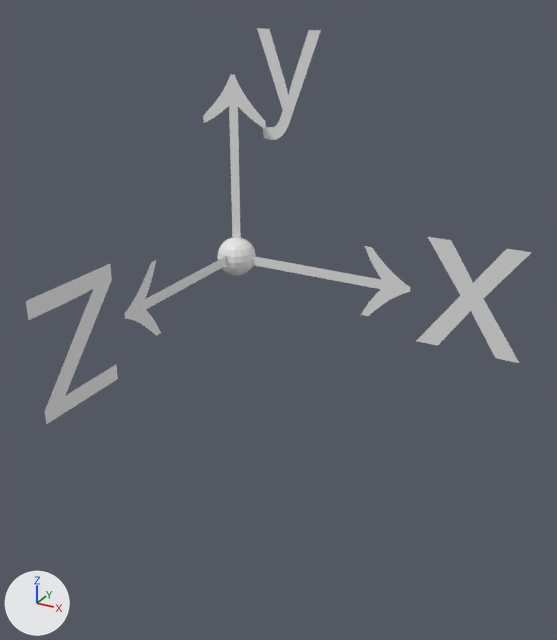
Before and after pictures for a commit that changed the OBJ model data/model/coord.obj.
Rendered twice from a camera (50 mm lens) standing at (0.606, -0.966, 0.891) and looking at (0.166, -0.168, 0.492). The lights are fixed; the arrows at lower left show +X, +Y and +Z. Where no turn or scale is listed for an object, it has been applied to the vertices.

In view in the first picture: 'coord'.
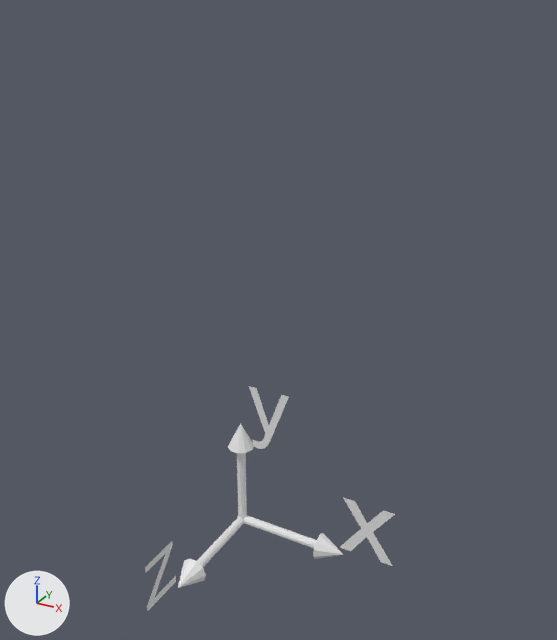
The change, as a list of edits to the scene's bpy script:
```text
Change me_coord:
    used by ob_coord; location = (0.0, 0.0, 0.0)
    remove me_coord.from_pydata(...)  # 1260 vertices, 1399 faces; spans x -0.052..0.443, y -0.426..0.035, z 0.422..0.83
    add me_coord.from_pydata(...)  # 1033 vertices, 1446 faces; spans x -0.023..0.289, y -0.277..0.022, z -0.023..0.277
    me_coord part 1: the loose piece of 195 vertices spanning x 0.297..0.443, y 0.0, z 0.422..0.578 is scaled about its middle by 0.667, then moved by (-0.13, 0.0, -0.436)
    me_coord part 2: the loose piece of 234 vertices spanning x 0.021..0.12, y 0.035, z 0.677..0.83 is scaled about its middle by (0.762, 0.709, 0.762), then moved by (-0.015, -0.035, -0.535)
    me_coord part 3: the loose piece of 169 vertices spanning x 0.0, y -0.426..-0.288, z 0.422..0.578 is scaled about its middle by (1, -0.533, -0.533), then moved by (0.0, 0.117, -0.442)
    me_coord part 4: a new loose piece of 131 vertices spanning x 0.0..0.2, y -0.022..0.022, z -0.023..0.023
    me_coord part 5: a new loose piece of 131 vertices spanning x -0.023..0.023, y -0.022..0.022, z 0.0..0.2
    me_coord part 6: a new loose piece of 131 vertices spanning x -0.023..0.023, y -0.2..0.0, z -0.022..0.022
    me_coord part 7: the loose piece of 169 vertices spanning x 0.007..0.283, y 0.0, z 0.445..0.551 is deleted
    me_coord part 8: the loose piece of 169 vertices spanning x -0.052..0.053, y 0.0, z 0.494..0.77 is deleted
    me_coord part 9: the loose piece of 169 vertices spanning x 0.0, y -0.271..0.006, z 0.449..0.555 is deleted
    me_coord part 10: the loose piece of 155 vertices spanning x -0.029..0.03, y -0.03..0.03, z 0.47..0.53 is deleted
```

Pixel boxes (x1, y1, x2, y2) of what changed, in the pictures (557 x 640 px; the box of a moved part takes in the faces that stretch with it):
'coord', reshaped (50% narrower, 43% shorter): before (26, 28, 532, 424); after (145, 386, 395, 611)
part 1 of me_coord, moved or reshaped: before (417, 237, 532, 363); after (340, 498, 395, 566)
part 2 of me_coord, moved or reshaped: before (257, 28, 321, 140); after (249, 386, 289, 449)
part 3 of me_coord, moved or reshaped: before (26, 264, 118, 424); after (145, 541, 176, 611)
part 4 of me_coord, added: after (244, 515, 343, 559)
part 5 of me_coord, added: after (228, 423, 254, 518)
part 6 of me_coord, added: after (178, 517, 244, 588)
part 7 of me_coord, deleted: before (253, 246, 410, 316)
part 8 of me_coord, deleted: before (203, 74, 266, 239)
part 9 of me_coord, deleted: before (124, 256, 227, 336)
part 10 of me_coord, deleted: before (217, 238, 256, 276)
